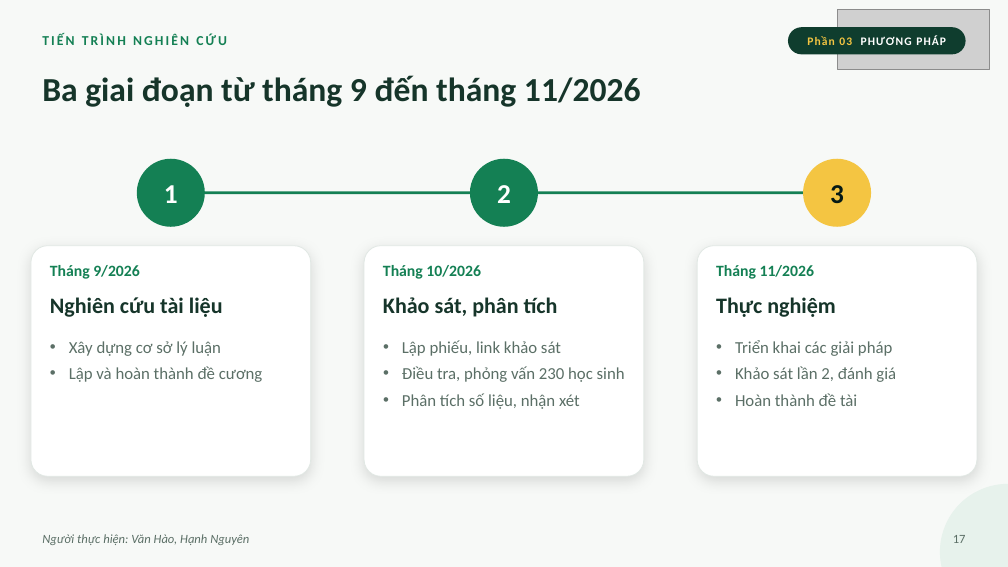
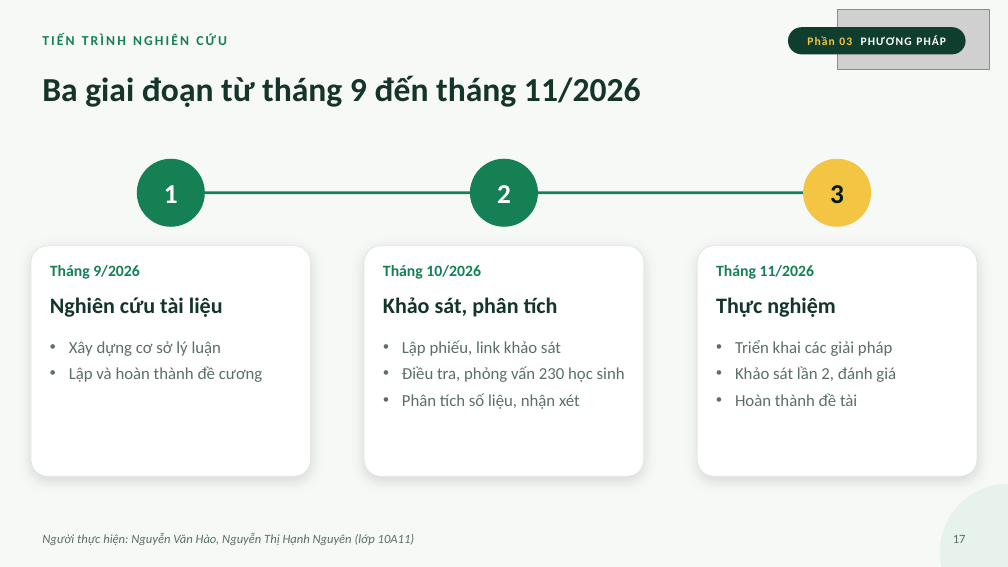
Before and after one commit to ngohuonglan2003-lab/Ppt-canva-ap-luc-dong-trang-lua, a slide deck: slide 17 of slide/Ap-luc-dong-trang-lua.pptx. Drawn at 1008x567 pixels with LibreOffice and Linux fonts; fonts in the diff are those of the drawing; grey boxes stand for pictures. Boxes give left, top, right and bottom in pixels: in the first picture for what was removed or moved away, otherwise in the second. Text is boxed around its words. In the diff, an @@ line names an element or a change of style, - is before the commit and + after.

```diff
--- a/slide/Ap-luc-dong-trang-lua.pptx
+++ b/slide/Ap-luc-dong-trang-lua.pptx
@@ text at bbox=[42, 533, 415, 545]: text changed @@
-Người thực hiện: Văn Hào, Hạnh Nguyên
+Người thực hiện: Nguyễn Văn Hào, Nguyễn Thị Hạnh Nguyên (lớp 10A11)
```
Also in this commit, not shown: 11 other slides changed, 2 other files.
